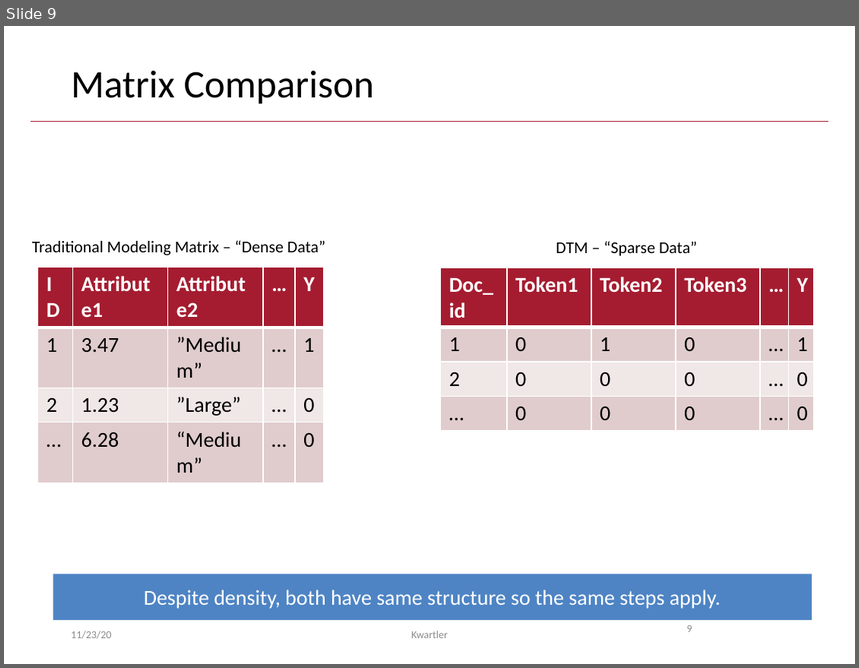
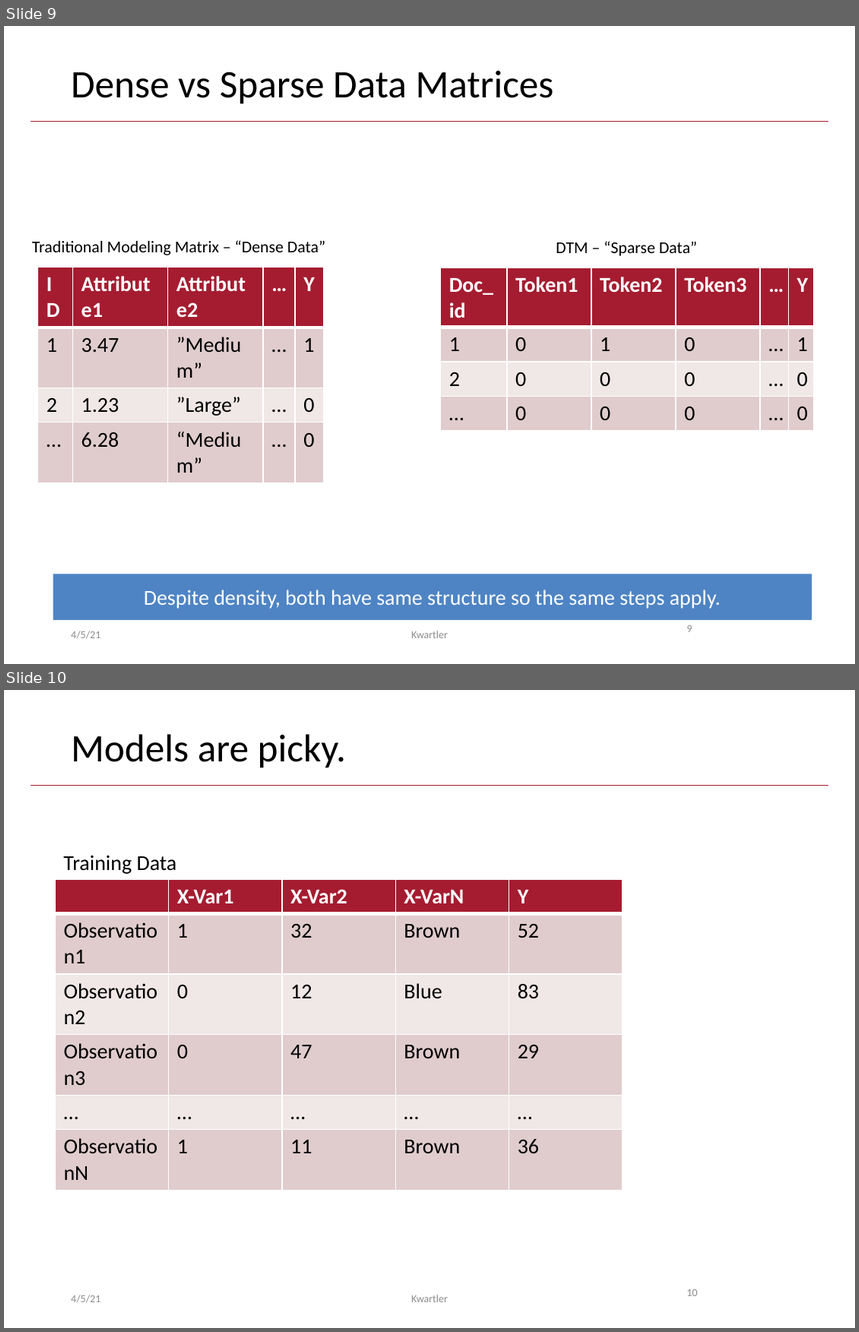
Before and after one commit to kwartler/Harvard_DataMining_Business_Student, a slide deck: Lessons/I_textMining_documentClassification/B_DTM_for_modeling.pptx. Shown one above the other, each under a label of ours: slide 9 before the commit, slides 9 and 10 after it. The pictures are 859x668 and 859x1332 pixels, drawn with LibreOffice and Linux fonts; fonts in the diff are those of the drawing. Boxes give left, top, right and bottom in pixels: in the first picture for what was removed or moved away, otherwise in the second. Text is boxed around its words. In the diff, an @@ line names an element or a change of style, - is before the commit and + after.

```diff
--- a/Lessons/I_textMining_documentClassification/B_DTM_for_modeling.pptx
+++ b/Lessons/I_textMining_documentClassification/B_DTM_for_modeling.pptx
@@ slide 10 added at box(4, 690, 855, 1328), background #FFFFFF; not listed: 1 template element that a slide beside it also shows @@
@@ title added at box(71, 734, 346, 768), 33 pt, text #000000 @@
+Models are picky.
@@ text added at box(63, 856, 177, 874), 18 pt, text #000000 @@
+Training Data
@@ table added at box(55, 879, 621, 1157), 6 rows, 5 columns @@
+ | X-Var1 | X-Var2 | X-VarN | Y
+Observation1 | 1 | 32 | Brown | 52
+Observation2 | 0 | 12 | Blue | 83
+Observation3 | 0 | 47 | Brown | 29
+… | … | … | … | …
+ObservationN | 1 | 11 | Brown | 36
@@ text added at box(71, 1295, 101, 1303), 9 pt, text #8C8C8C @@
+4/5/21
@@ text added at box(411, 1295, 448, 1303), 9 pt, text #8C8C8C @@
+Kwartler
@@ page number added at box(687, 1290, 698, 1296), 9 pt, text #8C8C8C @@
+10
@@ slide 9 changed as well @@
@@ title at box(71, 70, 554, 104): text changed @@
-Matrix Comparison
+Dense vs Sparse Data Matrices
@@ text at box(71, 631, 101, 639): text changed @@
-11/23/20
+4/5/21
```
Also in this commit, not shown: 20 other slides changed, 5 other slides added, 4 other files.
